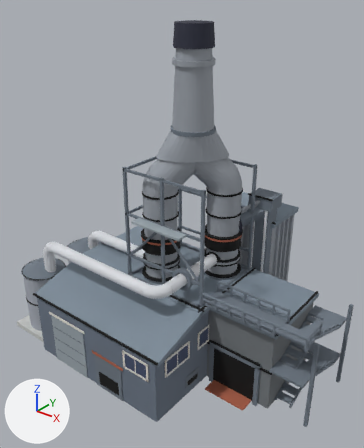
Renders of the glTF model price-of-everything-0.1/assets/supply_chain_3d/furnace_lvl3.glb from each side of a commit.
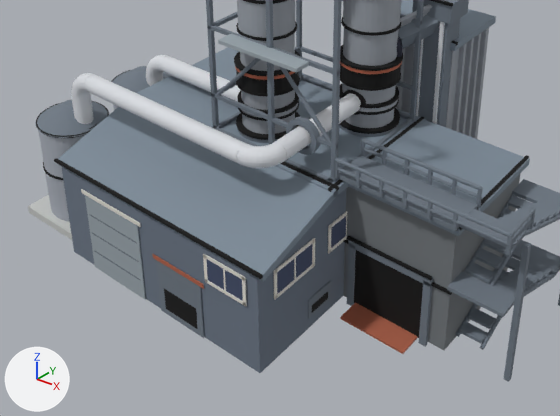
Each version appears first whole from a camera (50 mm lens) standing at (0.859, -1.082, 1.107) and looking at (0.012, -0.024, 0.451), and next in a close-up on the part from 0% to 93% of the width and 44% to 100% of the height. Lighting does not change. The marker at lower left points along +X, +Y and +Z. The first two pictures are the older version. Vertices at exactly the same position are counted once.

In view in the first close-up: 'furnace'.
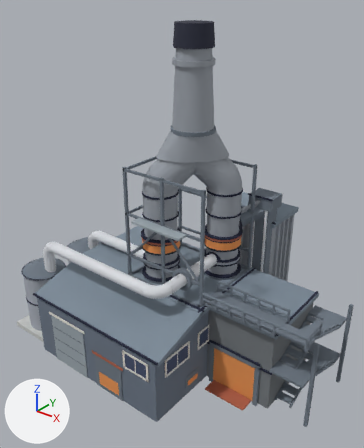
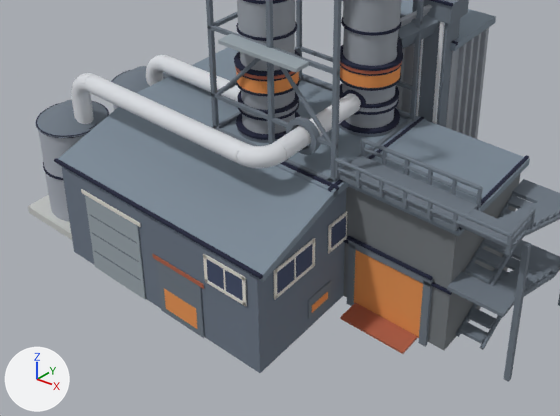
Changed parts and their boxes (x1, y1, x2, y2) in the close-ups (560 x 416 px):
part 1 of me_furnace, recoloured: (44, 0, 529, 295) in both
part 2 of me_furnace, recoloured: (164, 66, 423, 338) in both

Patch to the scene script:
```diff
--- a/price-of-everything-0.1/assets/supply_chain_3d/furnace_lvl3.glb.py
+++ b/price-of-everything-0.1/assets/supply_chain_3d/furnace_lvl3.glb.py
@@ me_furnace @@
 me_furnace.from_pydata(...)  # 6428 vertices, 12000 faces; spans x -0.5..0.5, y -0.338..0.338, z 0.0..1.01
 # used by ob_furnace; location = (0.0, 0.0, 0.0)
+# me_furnace part 1: 2764 faces centred in x -0.49..0.394, y -0.338..0.183, z 0.127..0.554 are repainted in the vertex colours; the middle colour goes from black #000000 to dark blue #1d223c
+# me_furnace part 2: 296 faces centred in x -0.097..0.337, y -0.336..0.131, z 0.007..0.406 are repainted in the vertex colours; the middle colour goes from black #000000 to orange #ea9552
 me_furnace.materials.append(mat_paint)
```
